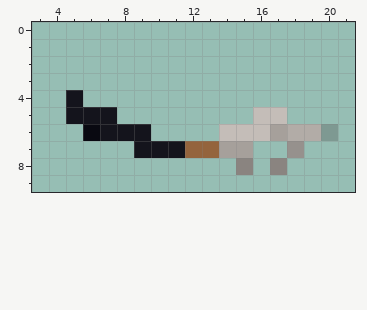
Two versions of one pixel-art sprite, Iris/Content/pistolHand.png. Above: the version before the commit.
The file is 28x10 pixels. Colours within 5 levels of each other are drawn and written as one. Shown: x 3..21, y 0..9.
Once edited:
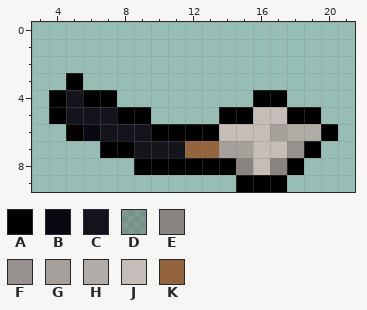
Palette (. is transparent): A #000000  B #090911  C #14141c  D #4646464e  E #8a8480  F #96918d  G #a6a09b  H #b2aca7  J #c4bdb8  K #94643d
Edits made:
There is now colour A in row 3 at x 5; in row 4 at x 4, 6 to 7 and 16 to 17; in row 5 at x 4, 8 to 9, 14 to 15 and 18 to 19; in row 6 at x 5 and 10 to 13; in row 7 at x 7 to 8 and 19; in row 8 at x 9 to 14 and 18.
There is now colour A in row 9 at x 15 to 17.
The edit turns colour D into colour A in row 6 at x 20.
There is now colour J in row 7 at x 16 to 17; in row 8 at x 16.
